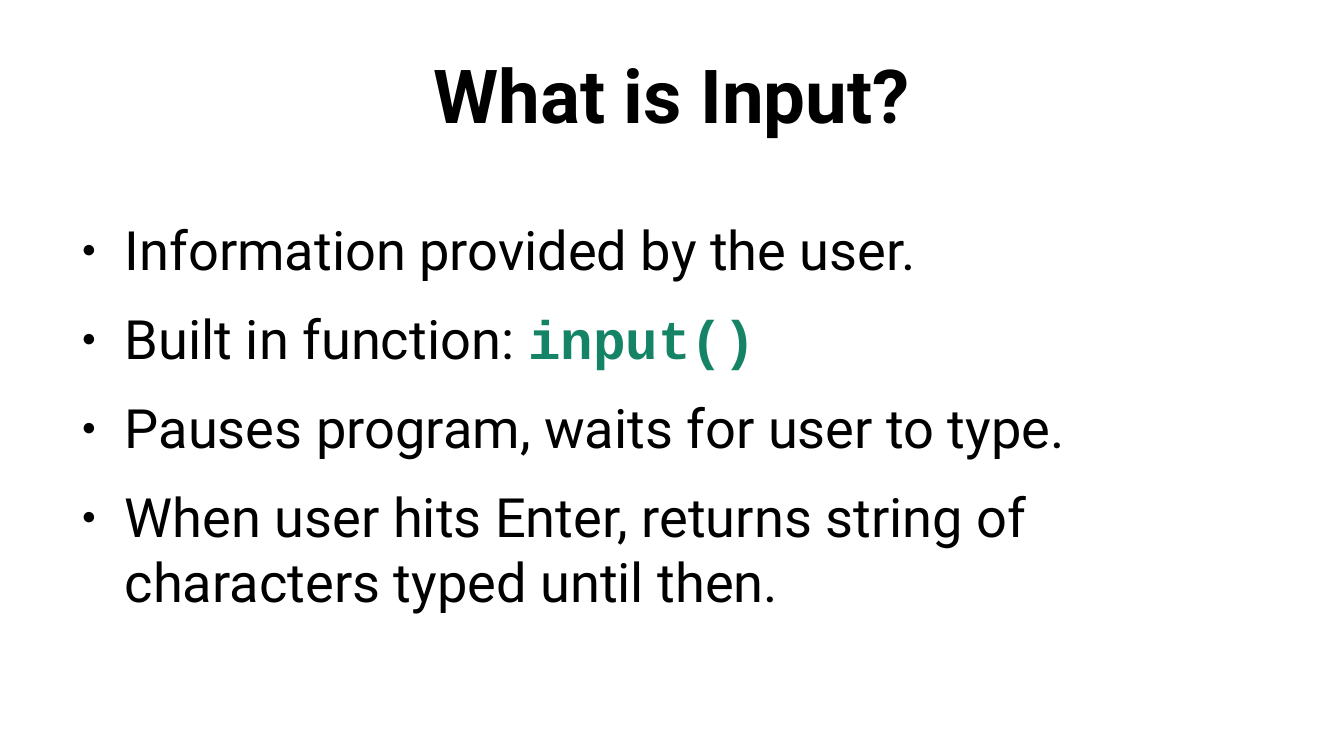
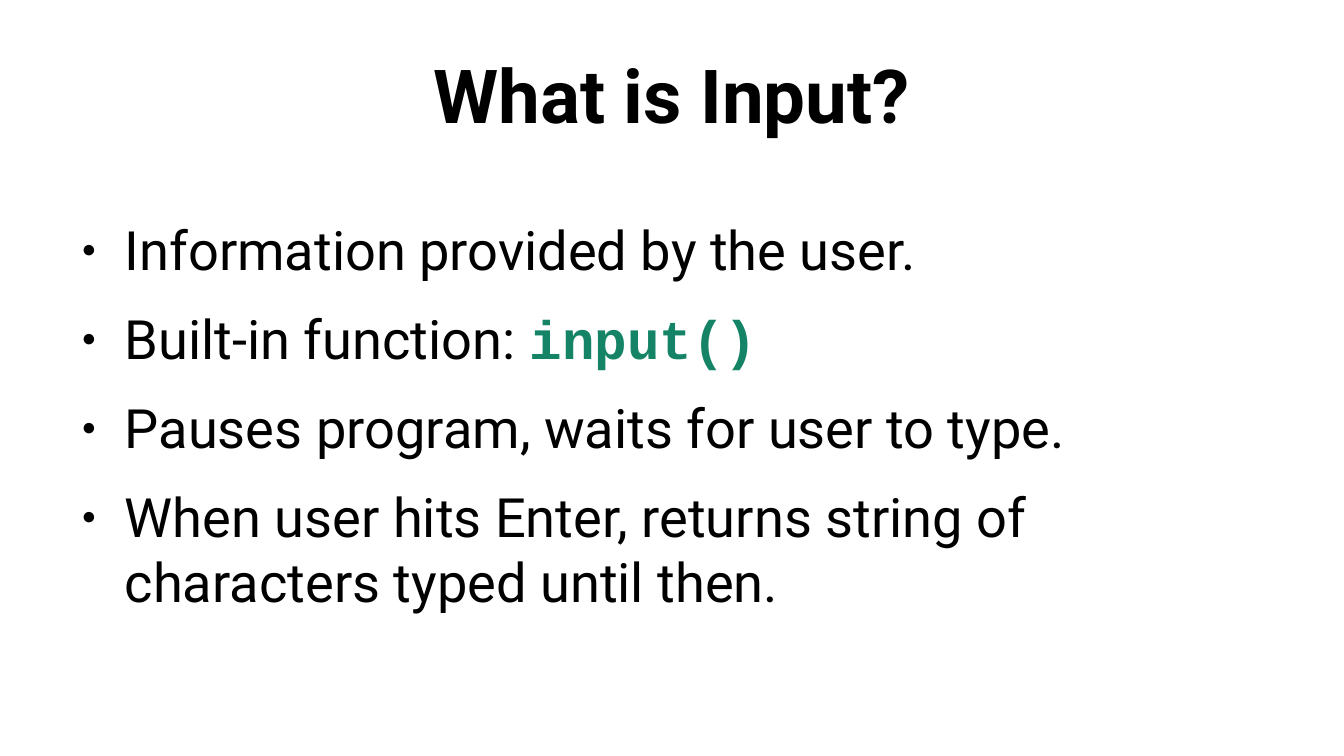
Before and after one commit to SlithyMatt/python-tutorial, a slide deck: slide 3 of lesson2/python101_lesson2_slides.odp. Drawn at 1344x756 pixels with LibreOffice and Linux fonts; fonts in the diff are those of the drawing. Boxes give left, top, right and bottom in pixels: in the first picture for what was removed or moved away, otherwise in the second. Text is boxed around its words. In the diff, an @@ line names an element or a change of style, - is before the commit and + after.

```diff
--- a/lesson2/python101_lesson2_slides.odp
+++ b/lesson2/python101_lesson2_slides.odp
@@ text at box(125, 317, 758, 371): text changed @@
-● Built in function: input()
+● Built-in function: input()
```
Also in this commit, not shown: 5 other slides changed, 7 slides added, 1 slide removed, 2 other files.
